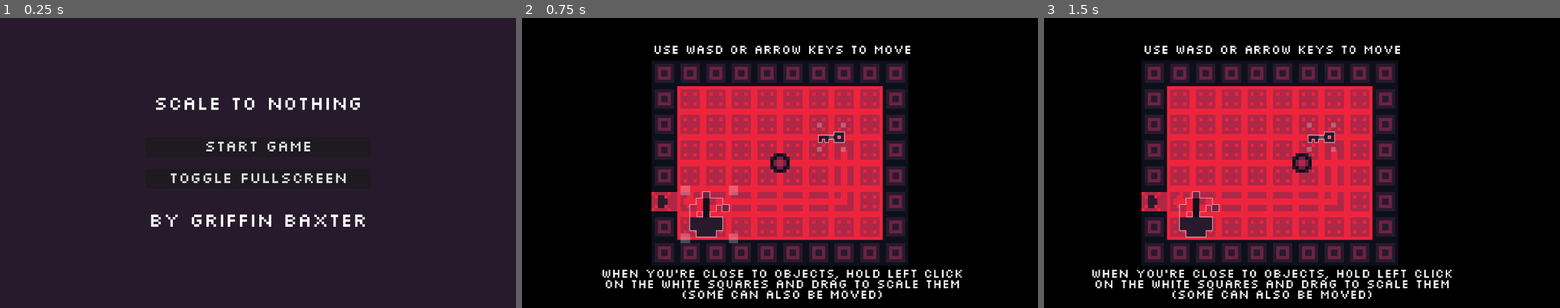
Above: before the commit, frames 1-3 (left to right).
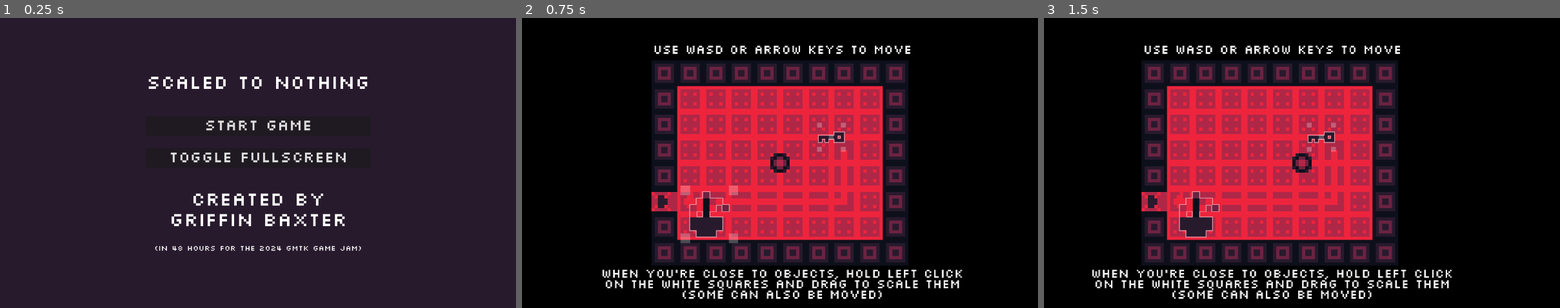
Above: after the commit, the same moments.

Repository: GriffinBaxter/Scaled-To-Nothing
Game: Godot game, scene res://Scenes/main_menu.tscn
Same seed, same stepped clock (60 frames per second), same inputs: the game is played once before the commit and once after it.
Inputs (mouse positions are in pixels of both pictures, inside the frame that each line leads up to):
- Up to frame 1 (0.25 s): no input
- Up to frame 2 (0.75 s): click "START GAME" at 0.5 s
- Up to frame 3 (1.5 s): tap Enter at 1.25 s; move the mouse to (1302, 163) at 1.27 s; press the mouse at (1302, 163) at 1.28 s; hold D (right) from 1.28 s (still down)

The runs differ from the first frame. In frame 1, 4.5% of the frame differs, in the area x 28-72%, y 20-81%; in frame 2, nothing differs; in frame 3, nothing differs.

Commit message:
Add level 2 tutorial text, update main menu, and ending to go to main menu

Diff:
--- a/Scenes/main.tscn
+++ b/Scenes/main.tscn
@@ -174,6 +174,22 @@
 horizontal_alignment = 1
 vertical_alignment = 1
 
+[node name="MarginContainer3" type="MarginContainer" parent="UI"]
+layout_mode = 0
+offset_left = -495.0
+offset_top = 223.0
+offset_right = -43.0
+offset_bottom = 266.0
+
+[node name="Label" type="Label" parent="UI/MarginContainer3"]
+layout_mode = 2
+theme_override_constants/line_spacing = -4
+theme_override_fonts/font = ExtResource("4_f43fv")
+text = "TRY MOVING AND DRAGGING
+OBJECTS AT THE SAME TIME"
+horizontal_alignment = 1
+vertical_alignment = 1
+
 [node name="EndMarginContainer" type="MarginContainer" parent="UI"]
 layout_mode = 0
 offset_left = 143.0
@@ -185,13 +201,7 @@
 visible = false
 layout_mode = 2
 theme_override_fonts/font = ExtResource("4_f43fv")
-text = "SCALED TO NOTHING
-
-
-
-
-CREATED BY
-GRIFFIN BAXTER"
+text = "SCALED TO NOTHING"
 horizontal_alignment = 1
 vertical_alignment = 1
 
--- a/Scenes/main_menu.tscn
+++ b/Scenes/main_menu.tscn
@@ -6,6 +6,10 @@
 [sub_resource type="Theme" id="Theme_k4cwt"]
 default_font = ExtResource("1_dgy7t")
 default_font_size = 50
+
+[sub_resource type="Theme" id="Theme_8lbbn"]
+default_font = ExtResource("1_dgy7t")
+default_font_size = 20
 
 [node name="MainMenu" type="Control"]
 layout_mode = 3
@@ -46,7 +50,7 @@
 layout_mode = 2
 theme = SubResource("Theme_k4cwt")
 bbcode_enabled = true
-text = "[center]SCALE TO NOTHING[/center]"
+text = "[center]SCALED TO NOTHING[/center]"
 
 [node name="StartGame" type="Button" parent="MarginContainer/VBoxContainer"]
 layout_mode = 2
@@ -67,12 +71,25 @@
 text = "TOGGLE FULLSCREEN"
 
 [node name="Text2" type="RichTextLabel" parent="MarginContainer/VBoxContainer"]
-custom_minimum_size = Vector2(559.655, 103.185)
+custom_minimum_size = Vector2(559.655, 156.735)
 layout_mode = 2
 theme = SubResource("Theme_k4cwt")
 bbcode_enabled = true
 text = "
-[center]BY GRIFFIN BAXTER[/center]"
+[center]CREATED BY GRIFFIN BAXTER[/center]"
+
+[node name="Text5" type="RichTextLabel" parent="MarginContainer/VBoxContainer"]
+custom_minimum_size = Vector2(559.655, 22.86)
+layout_mode = 2
+theme = SubResource("Theme_k4cwt")
+bbcode_enabled = true
+
+[node name="Text4" type="RichTextLabel" parent="MarginContainer/VBoxContainer"]
+custom_minimum_size = Vector2(559.655, 22.395)
+layout_mode = 2
+theme = SubResource("Theme_8lbbn")
+bbcode_enabled = true
+text = "[center](IN 48 HOURS FOR THE 2024 GMTK GAME JAM)[/center]"
 
 [connection signal="pressed" from="MarginContainer/VBoxContainer/StartGame" to="." method="_on_start_game_pressed"]
 [connection signal="pressed" from="MarginContainer/VBoxContainer/Fullscreen" to="." method="_on_fullscreen_pressed"]
--- a/Scripts/main.gd
+++ b/Scripts/main.gd
@@ -31,6 +31,7 @@
 @onready var level_2: Node2D = $Level2
 @onready var l2_tile_map: TileMapLayer = $Level2/TileMapLayer2
 @onready var l2_key: Area2D = $Level2/KeyFlipped
+@onready var l2_label_1: Label = $UI/MarginContainer3/Label
 @onready var l2_locked_door_connect: Area2D = $Level2/LockedDoorConnect
 
 # level 3
@@ -44,6 +45,7 @@
 	l1_items_to_hide = level_1.get_children()
 	l1_items_to_hide.append_array([l1_label_1, l1_label_2])
 	l2_items_to_hide = level_2.get_children()
+	l2_items_to_hide.append_array([l2_label_1])
 	l3_items_to_hide = level_3.get_children()
 	l4_items_to_hide = level_4.get_children()
 
--- a/Scripts/zoom_out_last_level.gd
+++ b/Scripts/zoom_out_last_level.gd
@@ -2,6 +2,7 @@
 
 var scaled_down = false
 var animation_complete = false
+var starting_timer = false
 
 @onready var area_2d_for_scaling_room: Area2D = $Area2DForScalingRoom
 @onready var camera_2d: Camera2D = $"../Player/Camera2D"
@@ -26,7 +27,8 @@
 			camera_2d.zoom.x -= 0.5 * delta
 			camera_2d.zoom.y -= 0.5 * delta
 
-	if animation_complete:
+	if animation_complete and not starting_timer:
+		starting_timer = true
 		player.movable = false
 		player.visible = false
 		visible = false
@@ -34,3 +36,6 @@
 		camera_2d.zoom.y = 2
 		camera_2d.global_position = Vector2(304, -144)
 		end_label.visible = true
+
+		await get_tree().create_timer(5).timeout
+		get_tree().change_scene_to_file("res://Scenes/main_menu.tscn")
Not shown: 1 places in Scenes/main_menu.tscn that only renumber resources
